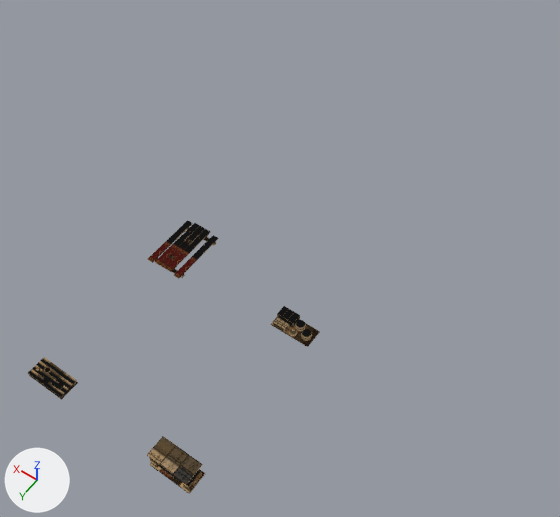
The glTF model assets/packs/underkeep/models/blueprint-room-pair.glb: old version first, new version second.
Before and after are seen from a camera (50 mm lens) standing at (-5.15, 3.54, 14.44) and looking at (1.68, -6.03, -0.6). Every picture has the same lights, and +X, +Y and +Z are marked at lower left. The first picture is the older version. Vertices at exactly the same position are counted once.

The scene before the commit, as lines of its bpy script (objects in view):
```python
me_room_hearth = bpy.data.meshes.new('room-hearth')
me_room_hearth.from_pydata(...)  # 990 vertices, 1794 faces; spans x -0.498..0.498, y -0.495..0.0, z 0.0..0.5
me_room_hearth.materials.append(mat_pair_atlas)
me_room_provisions = bpy.data.meshes.new('room-provisions')
me_room_provisions.from_pydata(...)  # 948 vertices, 1622 faces; spans x -0.495..0.495, y -0.488..-0.013, z 0.0..0.218
me_room_provisions.materials.append(mat_pair_atlas)
me_room_table_and_benches = bpy.data.meshes.new('room-table-and-benches')
me_room_table_and_benches.from_pydata(...)  # 656 vertices, 1176 faces; spans x -0.485..0.485, y -1.235..0.235, z 0.0..0.199
me_room_table_and_benches.materials.append(mat_pair_atlas)
me_room_work_surface = bpy.data.meshes.new('room-work-surface')
me_room_work_surface.from_pydata(...)  # 832 vertices, 1496 faces; spans x -0.485..0.485, y -0.488..-0.013, z 0.0..0.172
me_room_work_surface.materials.append(mat_pair_atlas)
ob_room_hearth = bpy.data.objects.new('room-hearth', me_room_hearth)
ob_room_hearth.location = (0.0, 0.0, 0.0)
ob_room_provisions = bpy.data.objects.new('room-provisions', me_room_provisions)
ob_room_provisions.location = (0.0, -4.0, 0.0)
ob_room_table_and_benches = bpy.data.objects.new('room-table-and-benches', me_room_table_and_benches)
ob_room_table_and_benches.location = (3.4, -4.0, 0.0)
ob_room_work_surface = bpy.data.objects.new('room-work-surface', me_room_work_surface)
ob_room_work_surface.location = (3.4, 0.0, 0.0)
```
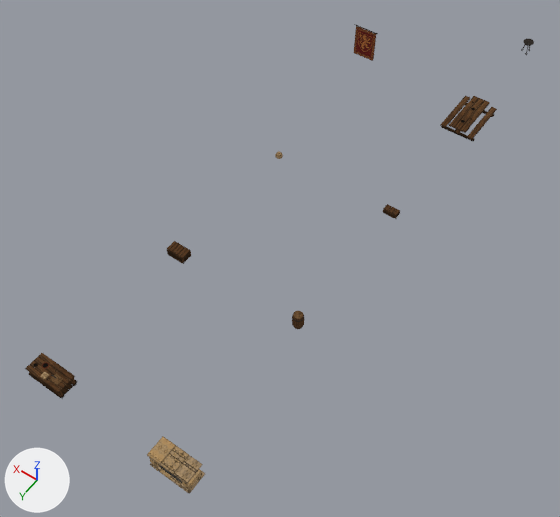
Edits to the bpy script that builds the scene:
```text
Change me_room_hearth:
    where me_room_hearth.from_pydata(...)  # 990 vertices, 1794 faces; spans x -0.498..0.498, y -0.495..0.0, z 0.0..0.5
    me_room_hearth part 1: texture (UV) coordinates of 1794 of 1794 faces, centred in x -0.498..0.498, y -0.495..0.0, z 0.0..0.5, changed; they spanned u 0.0..1.0, v 0.77..1.0 and now span u 0.0..1.0, v 0.69..1.0
Change me_room_work_surface:
    remove me_room_work_surface.from_pydata(...)  # 832 vertices, 1496 faces; spans x -0.485..0.485, y -0.488..-0.013, z 0.0..0.172
    add me_room_work_surface.from_pydata(...)  # 832 vertices, 1496 faces; spans x -0.485..0.485, y -0.488..-0.013, z 0.0..0.359
    me_room_work_surface part 2: the loose piece of 24 vertices spanning x -0.485..0.485, y -0.127..-0.013, z 0.111..0.134 is moved by (0.0, 0.0, 0.186)
    me_room_work_surface part 3: the loose piece of 24 vertices spanning x -0.485..0.485, y -0.248..-0.132, z 0.111..0.134 is moved by (0.0, 0.0, 0.186)
    me_room_work_surface part 4: the loose piece of 24 vertices spanning x -0.485..0.485, y -0.368..-0.252, z 0.111..0.134 is moved by (0.0, 0.0, 0.186)
    me_room_work_surface part 5: the loose piece of 24 vertices spanning x -0.485..0.485, y -0.488..-0.373, z 0.111..0.134 is moved by (0.0, 0.0, 0.186)
    me_room_work_surface part 6: the loose piece of 24 vertices spanning x -0.352..-0.127, y -0.308..-0.112, z 0.134..0.145 is moved by (0.0, 0.0, 0.188)
    me_room_work_surface part 7: the loose piece of 60 vertices spanning x 0.095..0.255, y -0.38..-0.22, z 0.135..0.172 is moved by (0.0, 0.0, 0.186)
    me_room_work_surface part 8: the loose piece of 8 vertices spanning x -0.047..0.097, y -0.2..-0.06, z 0.133..0.146 is moved by (0.0, 0.0, 0.188)
    other edits to the shape of me_room_work_surface do not show in these pictures
Change me_room_table_and_benches:
    remove me_room_table_and_benches.from_pydata(...)  # 656 vertices, 1176 faces; spans x -0.485..0.485, y -1.235..0.235, z 0.0..0.199
    add me_room_table_and_benches.from_pydata(...)  # 656 vertices, 1176 faces; spans x -0.485..0.485, y -1.235..0.235, z 0.0..0.306
    me_room_table_and_benches part 9: the loose piece of 24 vertices spanning x -0.245..-0.085, y -1.235..0.235, z 0.146..0.174 is moved by (0.0, 0.0, 0.106)
    me_room_table_and_benches part 10: the loose piece of 24 vertices spanning x -0.08..0.08, y -1.235..0.235, z 0.146..0.174 is moved by (0.0, 0.0, 0.106)
    me_room_table_and_benches part 11: the loose piece of 24 vertices spanning x 0.085..0.245, y -1.235..0.235, z 0.146..0.174 is moved by (0.0, 0.0, 0.106)
    me_room_table_and_benches part 12: texture (UV) coordinates of 1176 of 1176 faces, centred in x -0.485..0.485, y -1.235..0.235, z 0.0..0.199, changed; they spanned u 0.0..1.0, v 0.76..0.95 and now span u 0.0..0.95, v 0.69..0.85
    other edits to the shape of me_room_table_and_benches do not show in these pictures
Remove ob_room_provisions:
    ob_room_provisions = bpy.data.objects.new('room-provisions', me_room_provisions)
Change ob_room_table_and_benches:
    ob_room_table_and_benches.location: (3.4, -4.0, 0.0) -> (0.0, -12.0, 0.0)
Add ob_room_brazier:
    ob_room_brazier = bpy.data.objects.new('room-brazier', me_room_brazier)  # 312 vertices, 596 faces; spans x -0.15..0.15, y -0.4..-0.1, z 0.0..0.36
    ob_room_brazier.location = (0.0, -16.0, 0.0)
Add ob_room_tapestry:
    ob_room_tapestry = bpy.data.objects.new('room-tapestry', me_room_tapestry)  # 108 vertices, 260 faces; spans x -0.375..0.375, y -0.487..-0.45, z 0.65..1.589
    ob_room_tapestry.location = (3.4, -12.0, 0.0)
Add ob_room_grain_sack:
    ob_room_grain_sack = bpy.data.objects.new('room-grain-sack', me_room_grain_sack)  # 112 vertices, 174 faces; spans x -0.103..0.103, y -0.49..-0.285, z 0.0..0.16
    ob_room_grain_sack.location = (3.4, -8.0, 0.0)
Add ob_room_crate_small:
    ob_room_crate_small = bpy.data.objects.new('room-crate-small', me_room_crate_small)  # 288 vertices, 528 faces; spans x -0.188..0.188, y -0.497..-0.289, z 0.0..0.135
    ob_room_crate_small.location = (0.0, -8.0, 0.0)
Add ob_room_crate_large:
    ob_room_crate_large = bpy.data.objects.new('room-crate-large', me_room_crate_large)  # 288 vertices, 528 faces; spans x -0.248..0.248, y -0.497..-0.192, z 0.0..0.22
    ob_room_crate_large.location = (3.4, -4.0, 0.0)
Add ob_room_barrel:
    ob_room_barrel = bpy.data.objects.new('room-barrel', me_room_barrel)  # 260 vertices, 436 faces; spans x -0.137..0.137, y -0.495..-0.221, z 0.0..0.41
    ob_room_barrel.location = (0.0, -4.0, 0.0)
```

Changed parts and their boxes (x1, y1, x2, y2) in the pictures (560 x 517 px; the box of a moved part takes in the faces that stretch with it):
'room-table-and-benches', reshaped, surface changed, moved (19% narrower, 23% shorter)
    before: (147, 220, 218, 279)
    after: (440, 96, 497, 141)
'room-work-surface', reshaped
    before: (28, 357, 78, 400)
    after: (25, 353, 77, 398)
'room-provisions', deleted
    before: (271, 306, 320, 347)
'room-tapestry', added (brown)
    after: (354, 24, 378, 61)
'room-crate-large', added
    after: (167, 241, 191, 264)
'room-barrel', added
    after: (292, 311, 304, 329)
'room-crate-small', added
    after: (383, 204, 400, 219)
'room-brazier', added
    after: (521, 39, 534, 55)
'room-grain-sack', added
    after: (275, 151, 283, 159)
part 1 of me_room_hearth, surface changed (lighter)
    both: (147, 436, 205, 494)
part 2 of me_room_work_surface, moved or reshaped
    before: (28, 369, 65, 397)
    after: (25, 365, 62, 393)
part 3 of me_room_work_surface, moved or reshaped
    before: (32, 365, 69, 393)
    after: (30, 361, 67, 389)
part 4 of me_room_work_surface, moved or reshaped
    before: (36, 361, 73, 389)
    after: (34, 357, 71, 384)
part 5 of me_room_work_surface, moved or reshaped
    before: (40, 357, 77, 384)
    after: (38, 353, 75, 380)
part 6 of me_room_work_surface, moved or reshaped
    before: (52, 378, 66, 390)
    after: (50, 373, 64, 385)
part 7 of me_room_work_surface, moved or reshaped
    before: (44, 367, 51, 373)
    after: (42, 362, 49, 369)
part 8 of me_room_work_surface, moved or reshaped
    before: (42, 376, 52, 384)
    after: (40, 371, 49, 380)
part 9 of me_room_table_and_benches, moved or reshaped
    before: (165, 229, 210, 272)
    after: (460, 100, 490, 133)
part 10 of me_room_table_and_benches, moved or reshaped
    before: (160, 226, 205, 268)
    after: (454, 98, 484, 131)
part 11 of me_room_table_and_benches, moved or reshaped
    before: (155, 223, 200, 265)
    after: (449, 96, 479, 128)
part 12 of me_room_table_and_benches, surface changed
    before: (155, 227, 216, 278)
    after: (441, 103, 494, 141)
